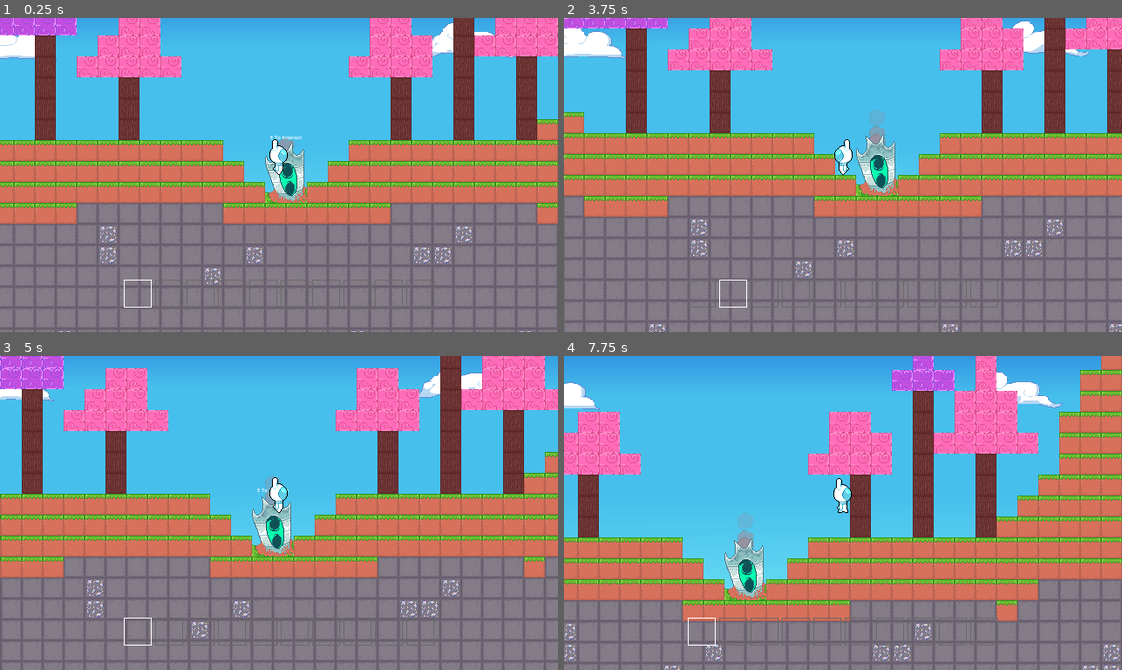
Above: before the commit, frames 1-4 (two rows, left to right).
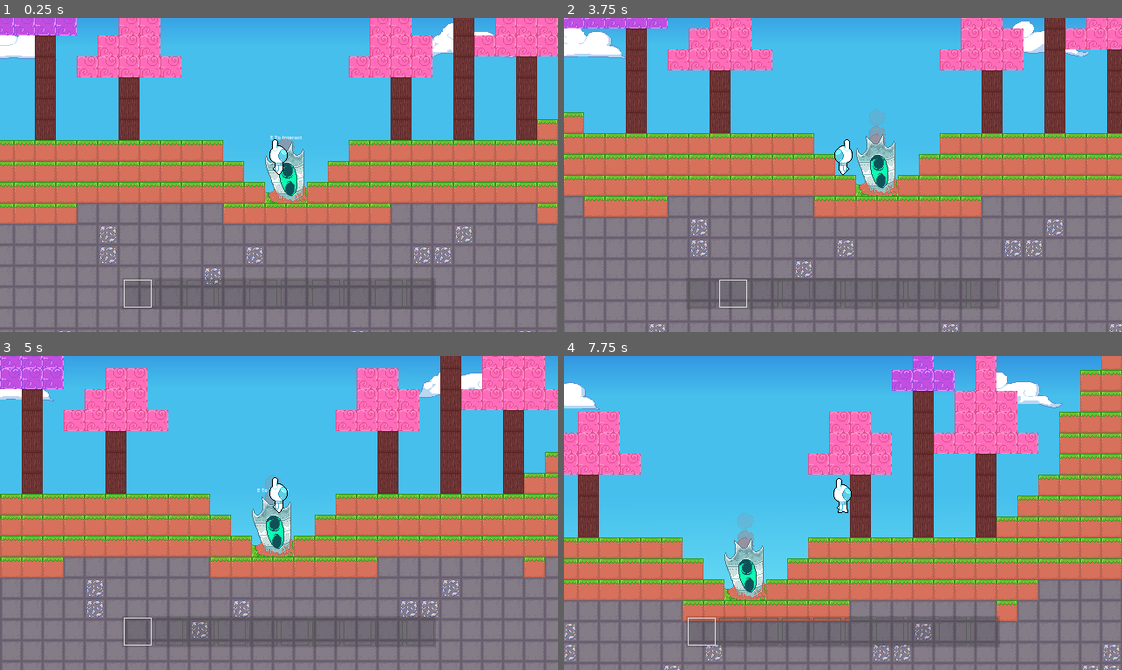
Above: after the commit, the same moments.

Repository: GriffinRio/Game-likeJam10
Game: Godot game, scene res://main.tscn
Two runs of this game, one before a commit and one after it. Both use one fixed random seed, a clock stepped at 60 frames per second and the inputs below.
Inputs (mouse positions are in pixels of both pictures, inside the frame that each line leads up to):
- Up to frame 1 (0.25 s): no input
- Up to frame 2 (3.75 s): move the mouse to (815, 237) at 0.52 s; hold D (Move_Right) 0.53-2.03 s; click (815, 237) at 0.6 s; tap W (Jump) at 0.77, 1.52, 3.02 s; move the mouse to (1010, 222) at 1.27 s; tap 1 (Direct_Item_Switch) at 1.35 s; move the mouse to (675, 127) at 2.02 s; hold E (Interact) 2.03-2.78 s; hold A (Move_Left) from 2.03 s (still down); move the mouse to (870, 175) at 2.77 s; right-click (870, 175) at 2.85 s; move the mouse to (759, 96) at 3.52 s; hold Mouse wheel down (Switch_Item_Down) from 3.53 s (still down)
- Up to frame 3 (5 s): tap W (Jump) at 3.77, 4.52 s; move the mouse to (401, 497) at 4.27 s; release A (Move_Left) at 4.28 s; release Mouse wheel down (Switch_Item_Down) at 4.28 s; hold D (Move_Right) from 4.28 s (still down); tap Mouse wheel up (Switch_Item_Up) at 4.35 s
- Up to frame 4 (7.75 s): keep holding D (Move_Right); move the mouse to (731, 528) at 5.02 s; click (731, 528) at 5.1 s; move the mouse to (898, 443) at 5.77 s; tap 1 (Direct_Item_Switch) at 5.85 s; tap W (Jump) at 6.02, 6.77, 7.52 s; move the mouse to (815, 575) at 6.52 s; hold E (Interact) 6.53-7.28 s; move the mouse to (1010, 560) at 7.27 s; right-click (1010, 560) at 7.35 s

The runs differ from the first frame. In frame 1, less than 0.1% of the frame differs, in the area x 22-40%, y 82-93%; in frame 2, less than 0.1%; in frame 3, less than 0.1%; in frame 4, 0.5%, in the area x 21-79%, y 82-93%.

Commit message:
added slight backround to hotbar

Diff:
--- a/gameLikeJam10/UI/hotbar.tscn
+++ b/gameLikeJam10/UI/hotbar.tscn
@@ -4,14 +4,15 @@
 [ext_resource type="Script" uid="uid://dw86rjjvcq3at" path="res://UI/hotbar.gd" id="1_iqjj6"]
 
 [node name="Hotbar" type="Control" unique_id=1187527943]
-custom_minimum_size = Vector2(356, 50)
+custom_minimum_size = Vector2(360, 36)
 layout_mode = 3
 anchors_preset = 0
-offset_right = 356.0
-offset_bottom = 50.0
+offset_right = 360.0
+offset_bottom = 36.0
 script = ExtResource("1_iqjj6")
 
 [node name="HBoxContainer" type="HBoxContainer" parent="." unique_id=1629315991]
+custom_minimum_size = Vector2(356, 32)
 layout_mode = 0
 offset_right = 156.0
 offset_bottom = 12.0
@@ -45,3 +46,16 @@
 
 [node name="HotbarSlot10" parent="HBoxContainer" unique_id=341637890 instance=ExtResource("1_721nr")]
 layout_mode = 2
+
+[node name="ColorRect" type="ColorRect" parent="." unique_id=1639667192]
+layout_mode = 1
+anchors_preset = 15
+anchor_right = 1.0
+anchor_bottom = 1.0
+offset_left = -2.0
+offset_top = -2.0
+offset_right = -2.0
+offset_bottom = -2.0
+grow_horizontal = 2
+grow_vertical = 2
+color = Color(0, 0, 0, 0.133)
--- a/gameLikeJam10/main.tscn
+++ b/gameLikeJam10/main.tscn
@@ -38,7 +38,7 @@
 offset_left = 142.0
 offset_top = 300.0
 offset_right = 498.0
-offset_bottom = 350.0
+offset_bottom = 336.0
 
 [node name="Crafting" parent="CameraUI" unique_id=1377148634 instance=ExtResource("7_272bh")]
 anchors_preset = 8
